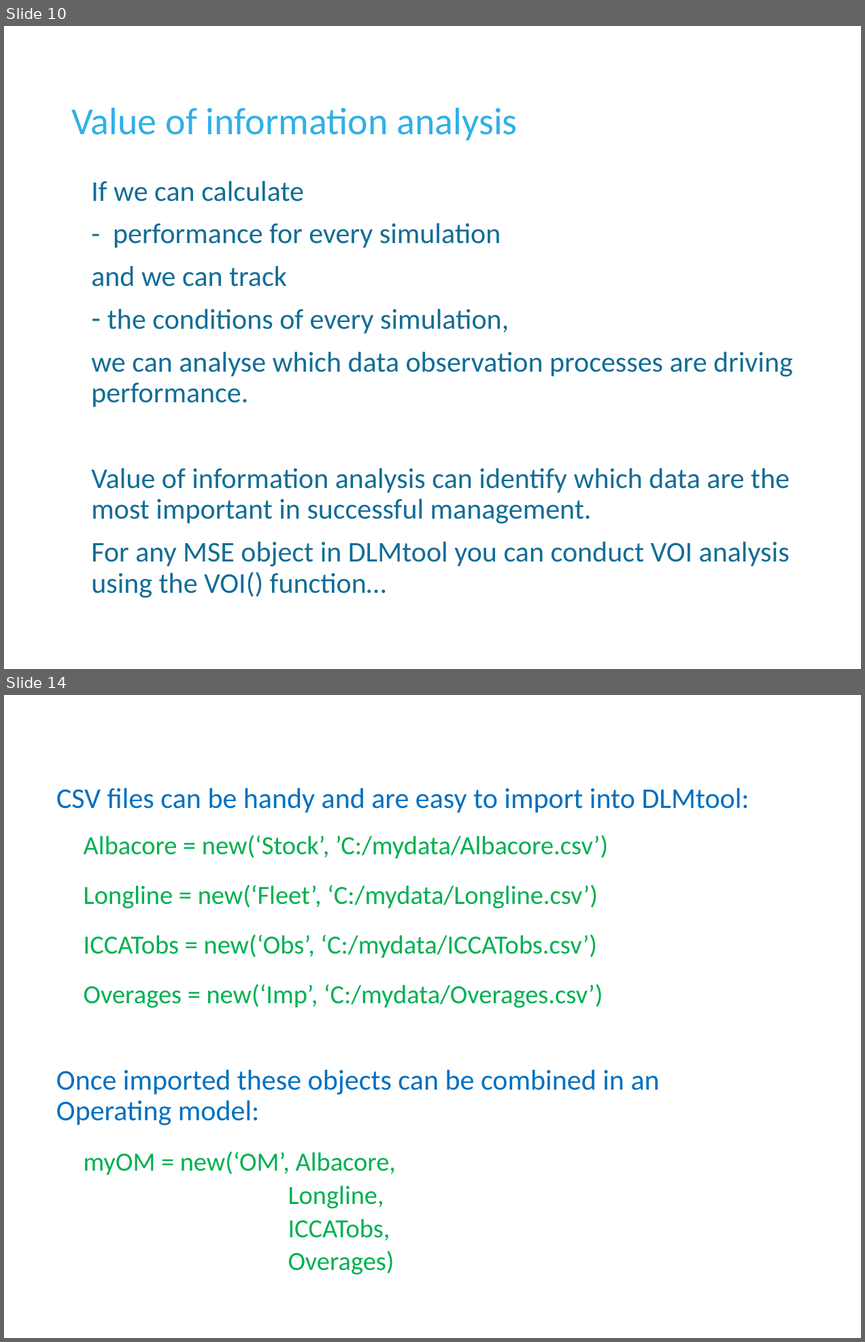
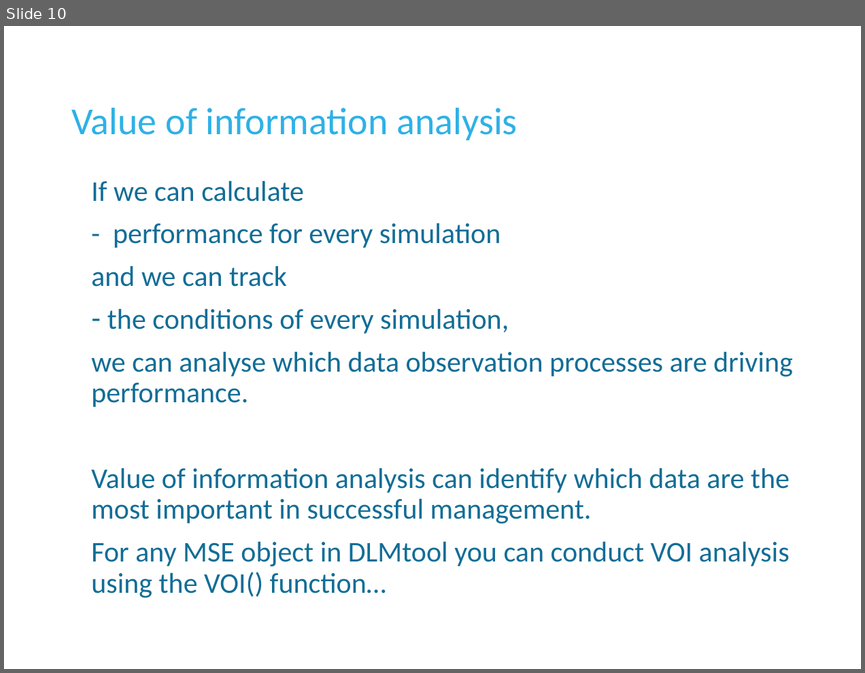
Before and after one commit to DLMtool/DLMDev, a slide deck: Disused code/Misc/Lectures/3 Customizing DLMtool/L3b Specifying MPs and other MSE outputs.pptx. Shown one above the other, each under a label of ours: slides 10 and 14 before the commit, slide 10 after it; the slides between them are not shown. The pictures are 865x1342 and 865x673 pixels, drawn with LibreOffice and Linux fonts; fonts in the diff are those of the drawing; background and template pictures are left out. Boxes give left, top, right and bottom in pixels: in the first picture for what was removed or moved away, otherwise in the second. Text is boxed around its words. In the diff, an @@ line names an element or a change of style, - is before the commit and + after.

```diff
--- a/Disused code/Misc/Lectures/3 Customizing DLMtool/L3b Specifying MPs and other MSE outputs.pptx
+++ b/Disused code/Misc/Lectures/3 Customizing DLMtool/L3b Specifying MPs and other MSE outputs.pptx
@@ slide 14 removed at box(4, 695, 861, 1338), background #FFFFFF @@
@@ title removed at box(56, 787, 749, 813) @@
-CSV files can be handy and are easy to import into DLMtool:
@@ text removed at box(84, 835, 608, 1274) @@
-Albacore = new(‘Stock’, ’C:/mydata/Albacore.csv’)
-Longline = new(‘Fleet’, ‘C:/mydata/Longline.csv’)
-ICCATobs = new(‘Obs’, ‘C:/mydata/ICCATobs.csv’)
-Overages = new(‘Imp’, ‘C:/mydata/Overages.csv’)
-myOM = new(‘OM’, Albacore,
-Longline,
-ICCATobs,
-Overages)
@@ text removed at box(56, 1069, 660, 1125) @@
-Once imported these objects can be combined in an Operating model:
```
Also in this commit, not shown: 4 slides added, 5 other slides removed, 6 other files.
